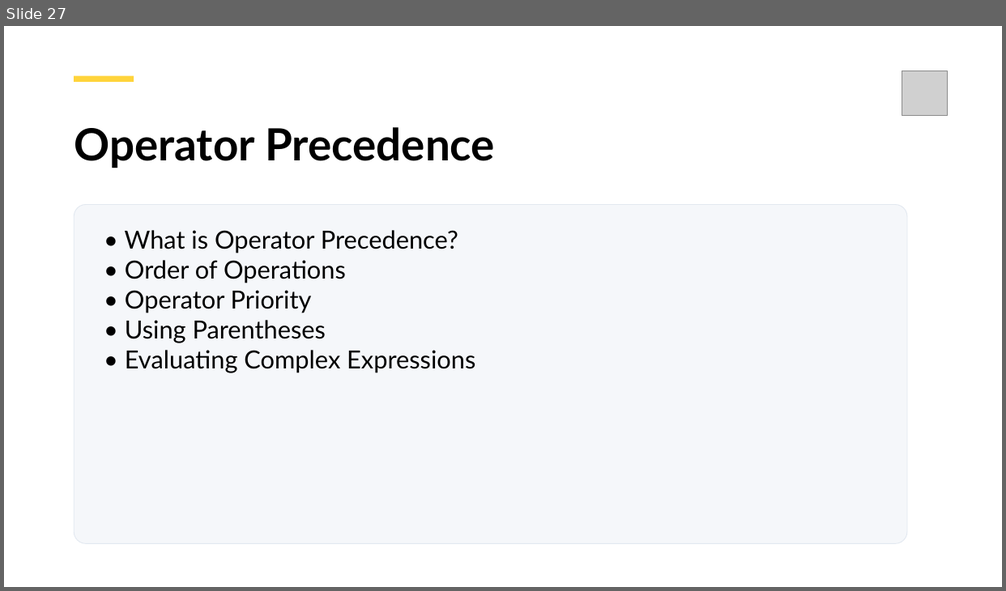
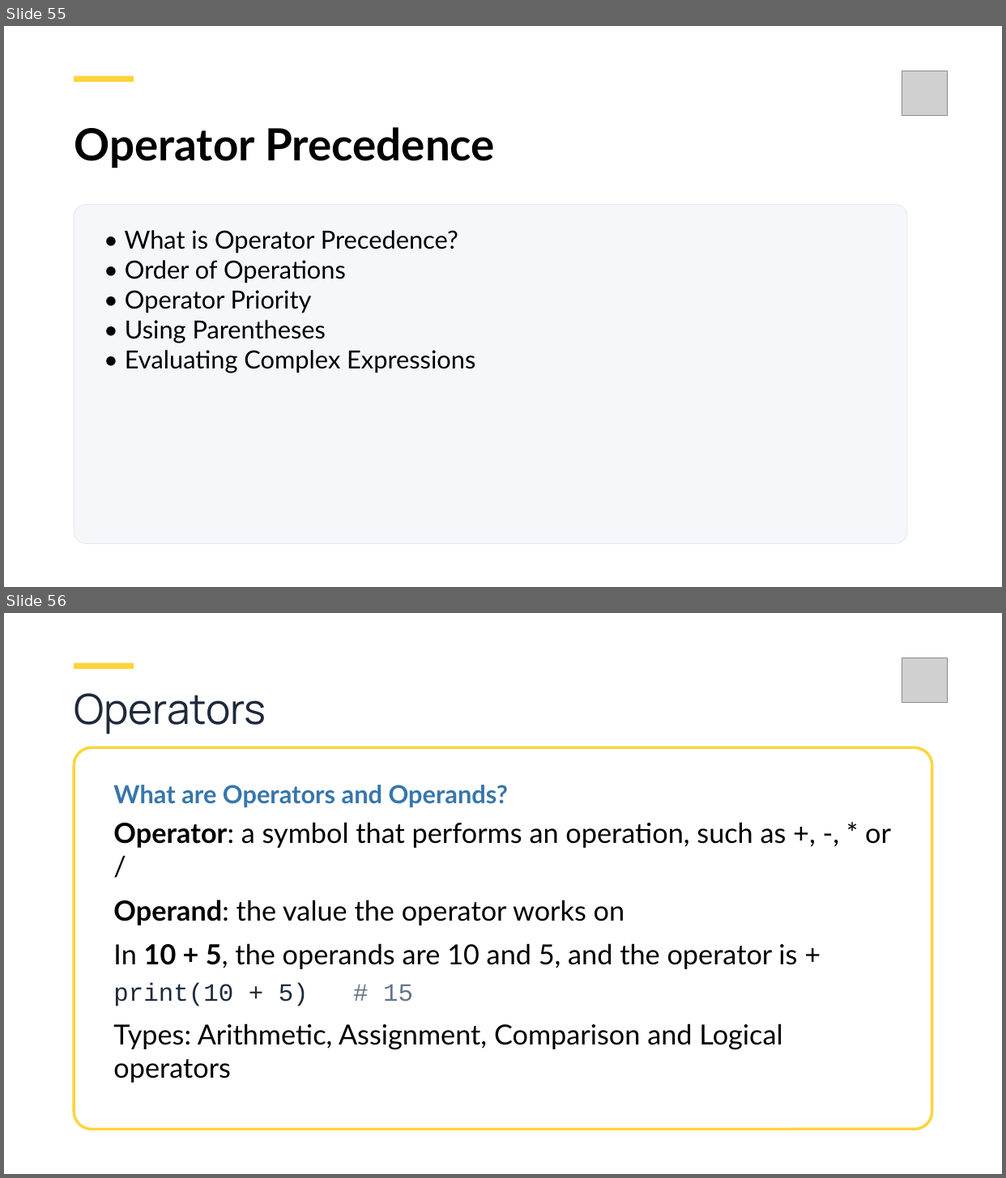
Before and after one commit to aamir-naseem88/Learn-Python, a slide deck: Python_Course.pptx. Shown one above the other, each under a label of ours: slide 27 before the commit, slides 55 and 56 after it. The pictures are 1006x591 and 1006x1178 pixels, drawn with LibreOffice and Linux fonts; fonts in the diff are those of the drawing; grey boxes stand for pictures; background and template pictures are left out. Boxes give left, top, right and bottom in pixels: in the first picture for what was removed or moved away, otherwise in the second. Text is boxed around its words. In the diff, an @@ line names an element or a change of style, - is before the commit and + after.

```diff
--- a/Python_Course.pptx
+++ b/Python_Course.pptx
@@ slide 56 added at box(4, 613, 1002, 1174), background #FFFFFF; not listed: 1 template element that a slide beside it also shows @@
@@ picture added at box(902, 658, 947, 703) @@
@@ rectangle added at box(74, 663, 134, 669), fill #FFD43B @@
@@ text added at box(74, 693, 266, 735), 30 pt, text #1E293B @@
+Operators
@@ rounded rectangle added at box(74, 747, 932, 1130), fill #FFFFFF, outline #FFD43B 2 pt @@
@@ text added at box(113, 785, 508, 807), 18 pt, text #3776AB, bold @@
+What are Operators and Operands?
@@ text added at box(113, 822, 891, 1083), 20 pt, text #000000 @@
+Operator: a symbol that performs an operation, such as +, -, * or /
+Operand: the value the operator works on
+In 10 + 5, the operands are 10 and 5, and the operator is +
+print(10 + 5) # 15
+Types: Arithmetic, Assignment, Comparison and Logical operators
@@ what was slide 27 is now slide 55 @@
```
Also in this commit, not shown: 161 other slides added, 2 other files.
